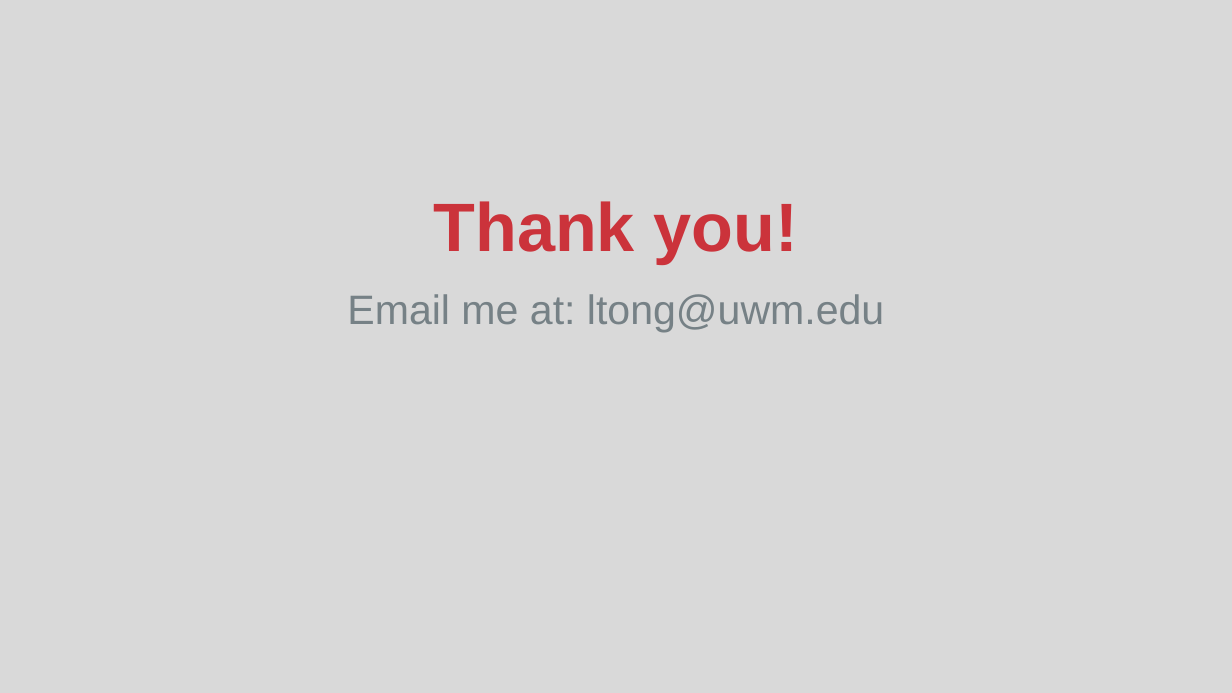
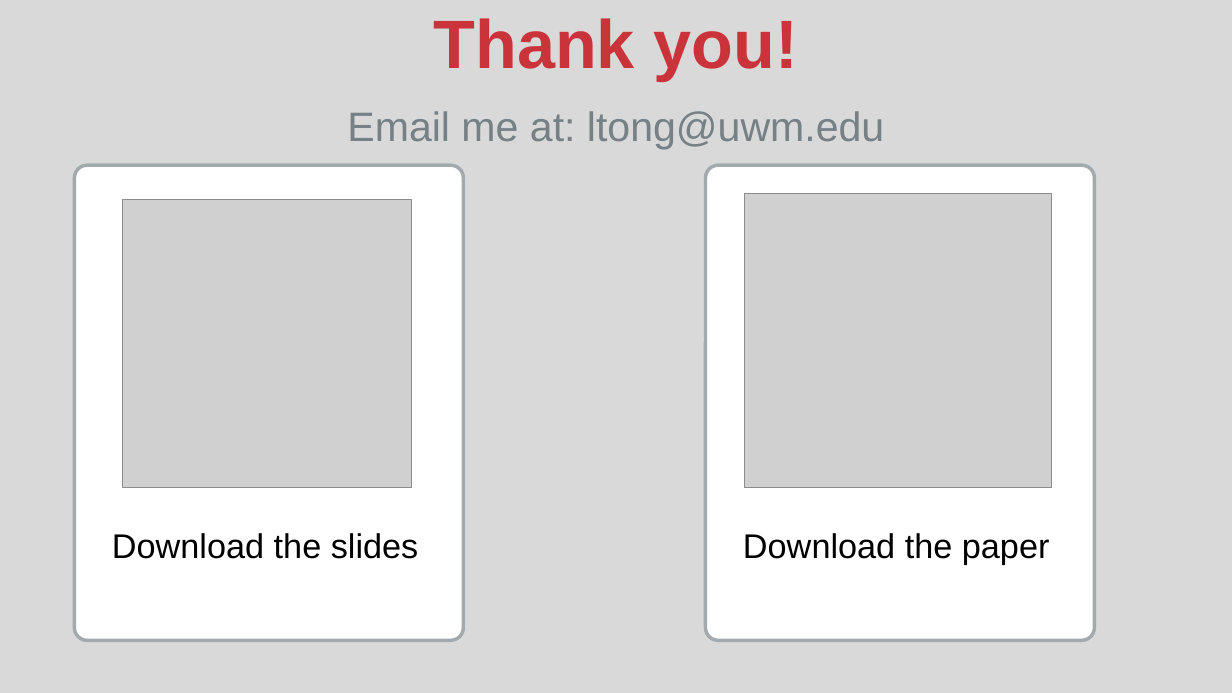
Before and after one commit to TongLing/tongling.github.io, a slide deck: slide 18 of assets/pdf/cic-telemedicine.pptx (slide 16 before the commit). Drawn at 1232x693 pixels with LibreOffice and Linux fonts; fonts in the diff are those of the drawing; grey boxes stand for pictures; background and template pictures are left out. Boxes give left, top, right and bottom in pixels: in the first picture for what was removed or moved away, otherwise in the second. Text is boxed around its words. In the diff, an @@ line names an element or a change of style, - is before the commit and + after.

Commit message:
upload cic papers

```diff
--- a/assets/pdf/cic-telemedicine.pptx
+++ b/assets/pdf/cic-telemedicine.pptx
@@ text "Thank you!": place and size @@
-text "Thank you!" at <box>347,201,884,332</box>
+text "Thank you!" at <box>347,18,884,150</box>
@@ rounded rectangle added at <box>74,165,463,641</box>, fill #FFFFFF, outline #A2AAAD 2 pt @@
@@ rounded rectangle added at <box>706,165,1095,641</box>, fill #FFFFFF, outline #A2AAAD 2 pt @@
@@ picture added at <box>123,200,411,488</box> @@
@@ picture added at <box>744,193,1051,488</box> @@
@@ text added at <box>112,533,419,559</box>, 20 pt, text #000000 @@
+Download the slides
@@ text added at <box>743,533,1050,565</box>, 20 pt, text #000000 @@
+Download the paper
```
Also in this commit, not shown: 8 other slides changed, 2 slides added, 2 other files.
